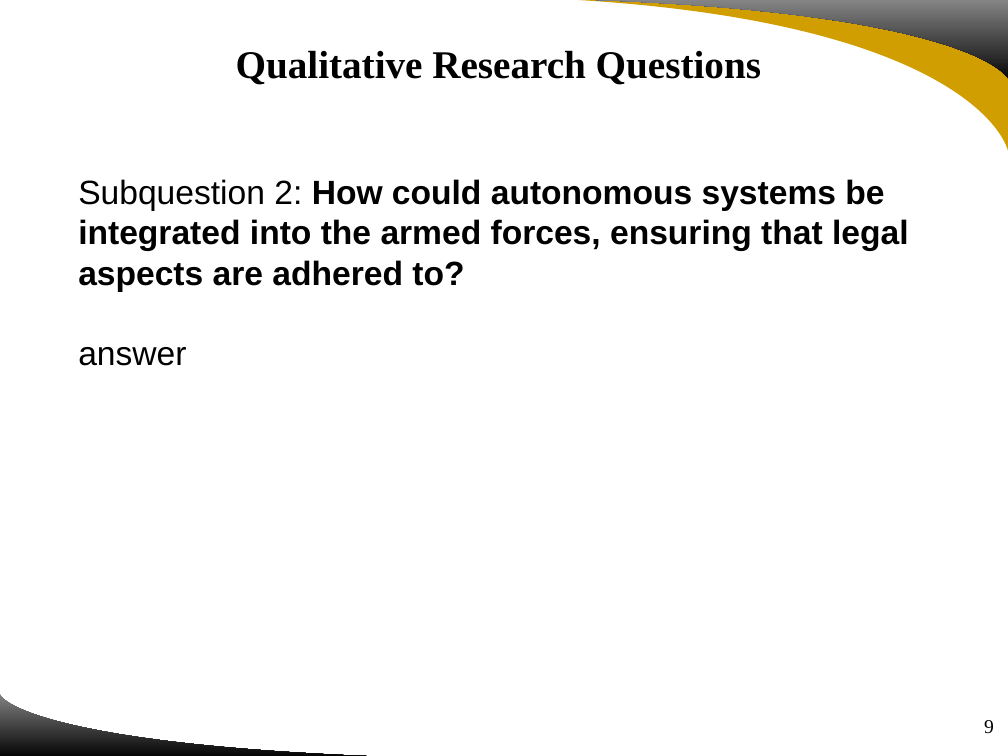
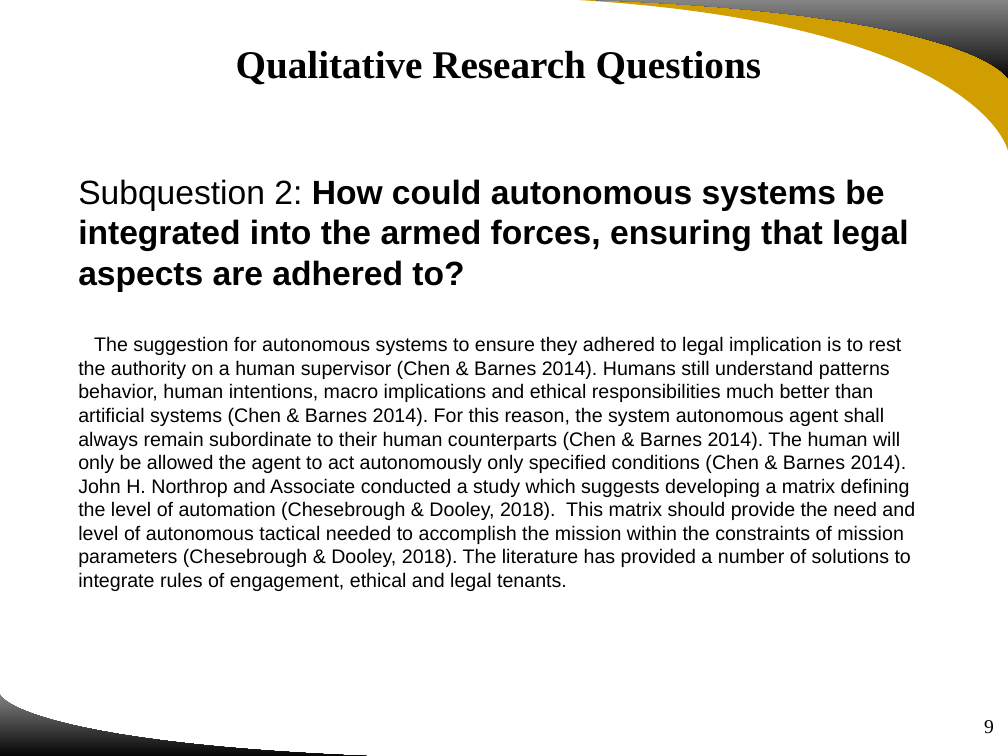
Before and after one commit to UgurUysal86/HUMAN-ASSISTED-WEAPON-SYSTEMS, a slide deck: slide 9 of Project Review and Feedback/IDS6916 Group4 Project Review and Feedback.pptx. Drawn at 1008x756 pixels with LibreOffice and Linux fonts; fonts in the diff are those of the drawing; background and template pictures are left out. Boxes give left, top, right and bottom in pixels: in the first picture for what was removed or moved away, otherwise in the second. Text is boxed around its words. In the diff, an @@ line names an element or a change of style, - is before the commit and + after.

Commit message:
Adding Qualitative questions answers.

```diff
--- a/Project Review and Feedback/IDS6916 Group4 Project Review and Feedback.pptx
+++ b/Project Review and Feedback/IDS6916 Group4 Project Review and Feedback.pptx
@@ text at (x1=78, y1=336, x2=915, y2=591): text changed; size 24 to 14 pt @@
-answer
+The suggestion for autonomous systems to ensure they adhered to legal implication is to rest the authority on a human supervisor (Chen & Barnes 2014). Humans still understand patterns behavior, human intentions, macro implications and ethical responsibilities much better than artificial systems (Chen & Barnes 2014). For this reason, the system autonomous agent shall always remain subordinate to their human counterparts (Chen & Barnes 2014). The human will only be allowed the agent to act autonomously only specified conditions (Chen & Barnes 2014). John H. Northrop and Associate conducted a study which suggests developing a matrix defining the level of automation (Chesebrough & Dooley, 2018). This matrix should provide the need and level of autonomous tactical needed to accomplish the mission within the constraints of mission parameters (Chesebrough & Dooley, 2018). The literature has provided a number of solutions to integrate rules of engagement, ethical and legal tenants.
```
Also in this commit, not shown: 2 other slides changed.
